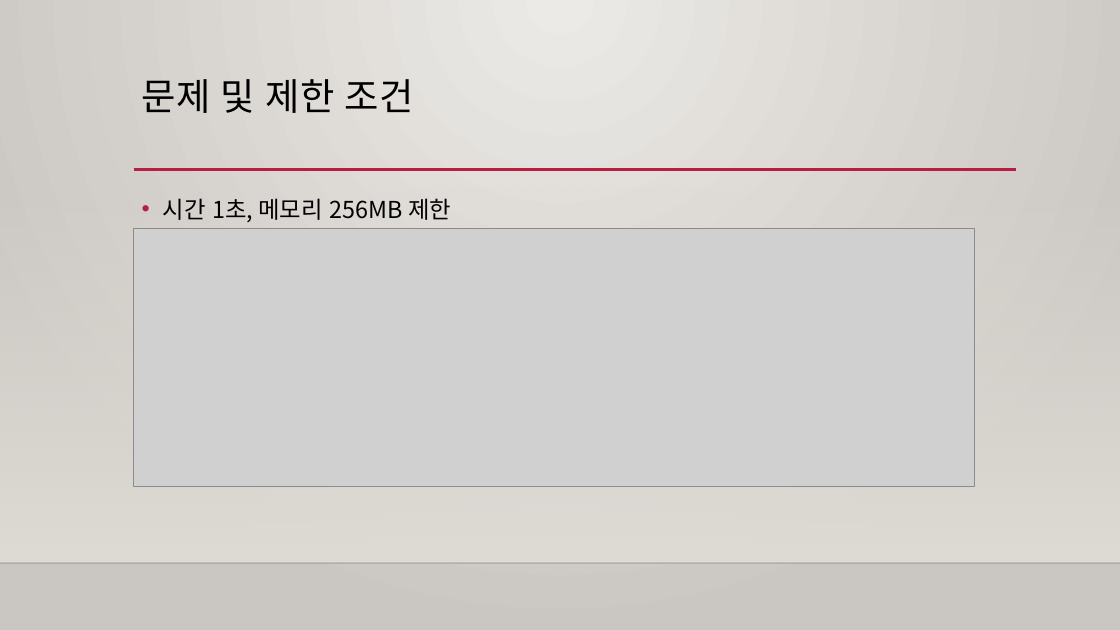
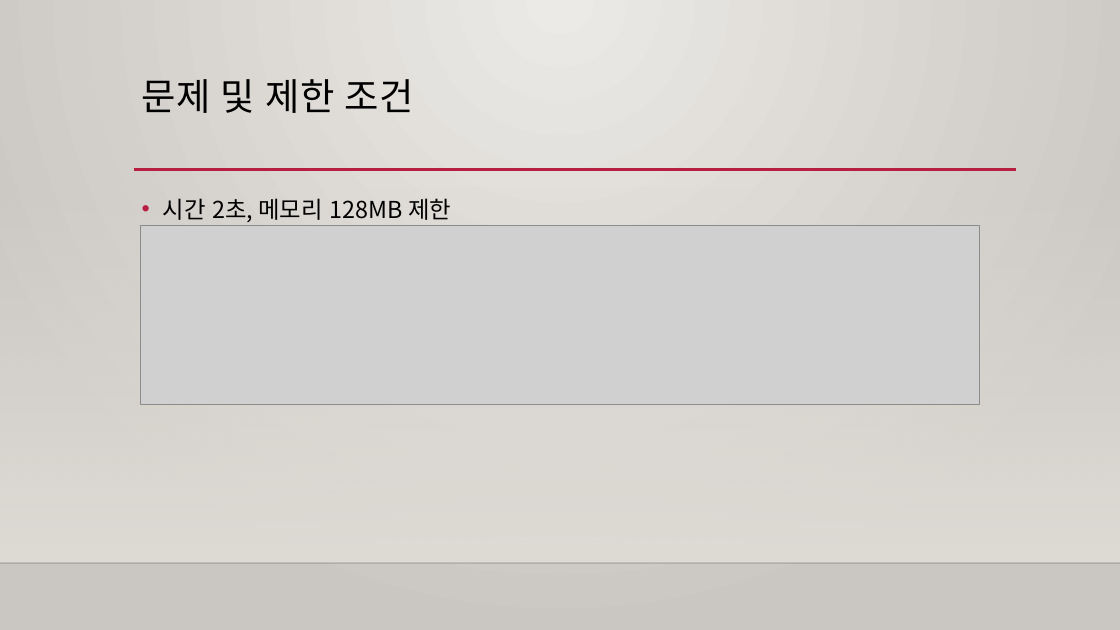
Before and after one commit to DMJester/PrivateStudy, a slide deck: slide 2 of Greedy/1736/1736.pptx. Drawn at 1120x630 pixels with LibreOffice and Linux fonts; fonts in the diff are those of the drawing; grey boxes stand for pictures; background and template pictures are left out. Boxes give left, top, right and bottom in pixels: in the first picture for what was removed or moved away, otherwise in the second. Text is boxed around its words. In the diff, an @@ line names an element or a change of style, - is before the commit and + after.

Commit message:
백준 쓰레기 치우기 문제 소스 & 발표 자료 추가

```diff
--- a/Greedy/1736/1736.pptx
+++ b/Greedy/1736/1736.pptx
@@ text at [163, 198, 451, 222]: text changed @@
-• 시간 1초, 메모리 256MB 제한
+• 시간 2초, 메모리 128MB 제한
@@ picture: place and size @@
-picture at [134, 229, 975, 486]
+picture at [141, 226, 980, 405]
```
Also in this commit, not shown: 5 other slides changed, 1 slide added, 8 slides removed, 2 other files.
